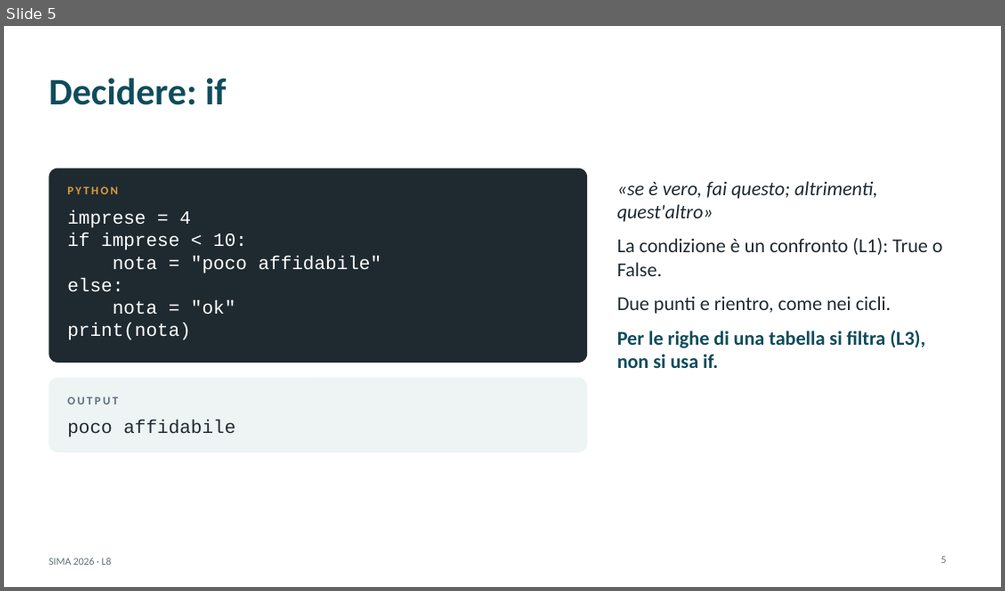
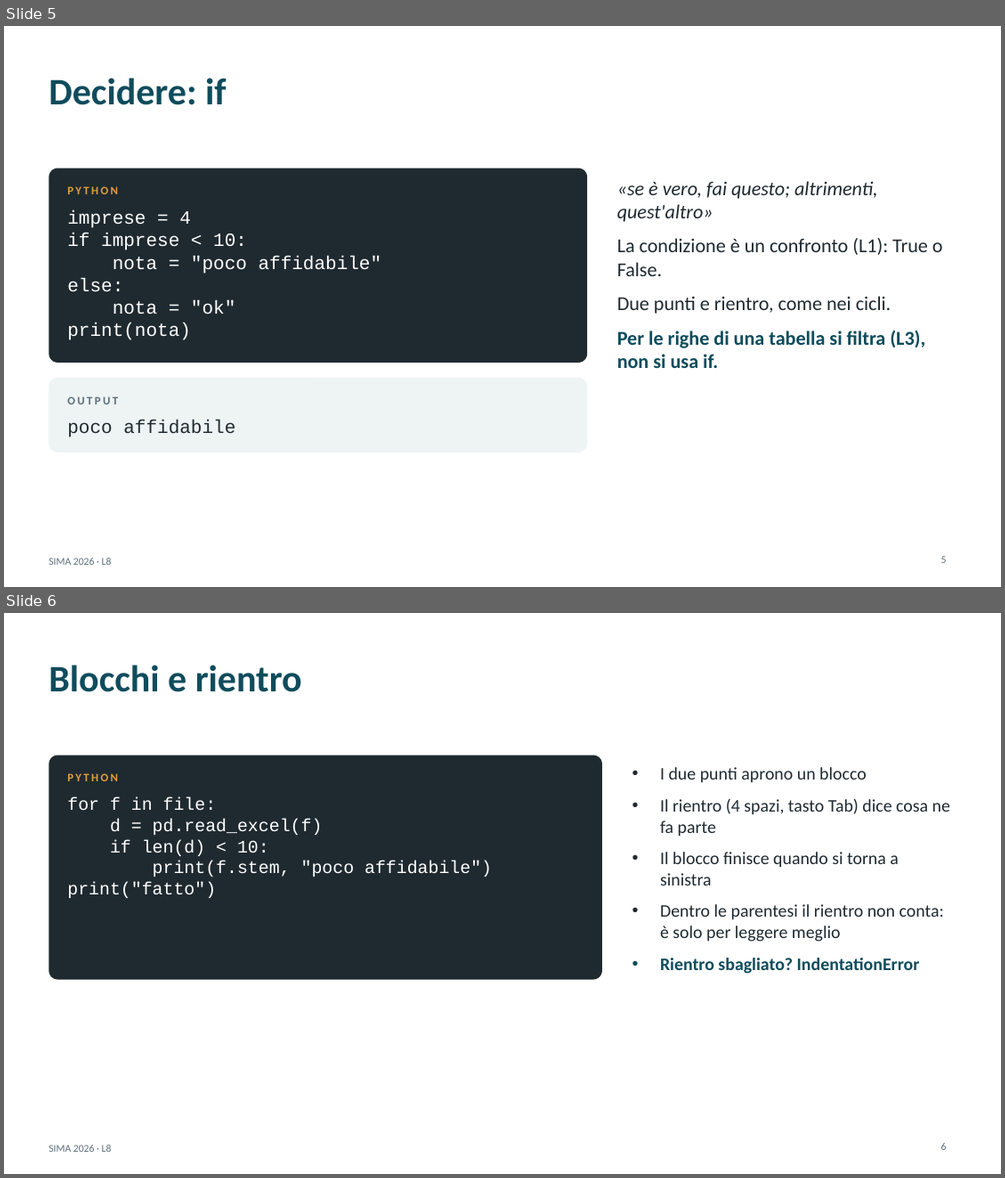
Before and after one commit to andrealorenzon/SIMA2026, a slide deck: L08_funzioni_cicli/slide_complete.pptx. Shown one above the other, each under a label of ours: slide 5 before the commit, slides 5 and 6 after it. The pictures are 1005x591 and 1005x1178 pixels, drawn with LibreOffice and Linux fonts; fonts in the diff are those of the drawing. Boxes give left, top, right and bottom in pixels: in the first picture for what was removed or moved away, otherwise in the second. Text is boxed around its words. In the diff, an @@ line names an element or a change of style, - is before the commit and + after.

```diff
--- a/L08_funzioni_cicli/slide_complete.pptx
+++ b/L08_funzioni_cicli/slide_complete.pptx
@@ slide 6 added at box(4, 613, 1001, 1174), background #FFFFFF; not listed: 1 template element that a slide beside it also shows @@
@@ title added at box(48, 665, 302, 692), 36 pt, text #0F4C5C, bold @@
+Blocchi e rientro
@@ rounded rectangle added at box(48, 755, 602, 980), fill #1F2A30 @@
@@ text added at box(660, 767, 950, 973), 17 pt, text #1F2A30 @@
+• I due punti aprono un blocco
+• Il rientro (4 spazi, tasto Tab) dice cosa ne fa parte
+• Il blocco finisce quando si torna a sinistra
+• Dentro le parentesi il rientro non conta: è solo per leggere meglio
+• Rientro sbagliato? IndentationError
@@ text added at box(67, 773, 118, 781), 11 pt, text #E09F3E, bold @@
+PYTHON
@@ text added at box(67, 797, 492, 898), 17 pt, text #FFFFFF @@
+for f in file:
+d = pd.read_excel(f)
+if len(d) < 10:
+print(f.stem, "poco affidabile")
+print("fatto")
@@ page number added at box(941, 1143, 947, 1150), 10 pt, text #5C6F7B @@
+6
```
Also in this commit, not shown: 2 other files.
